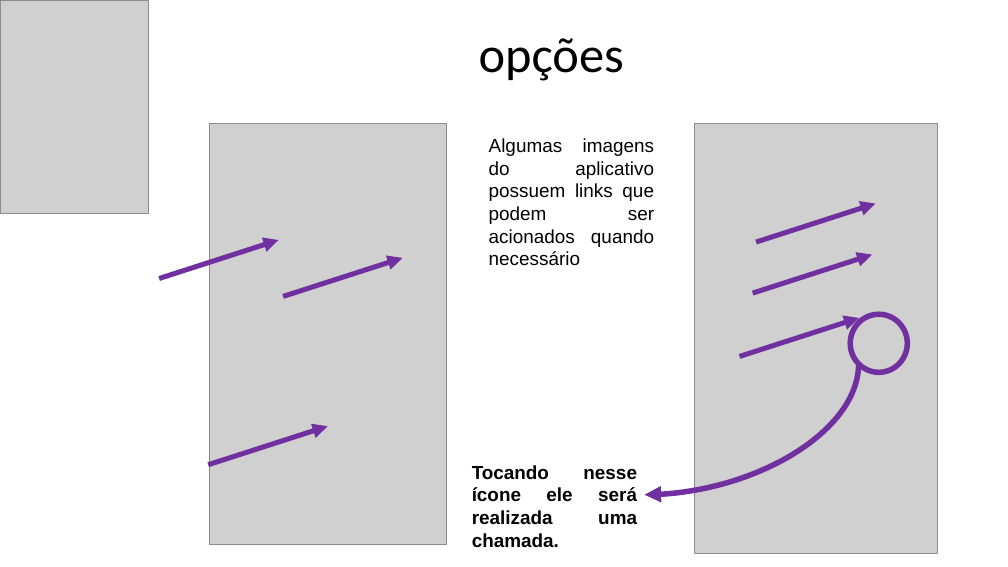
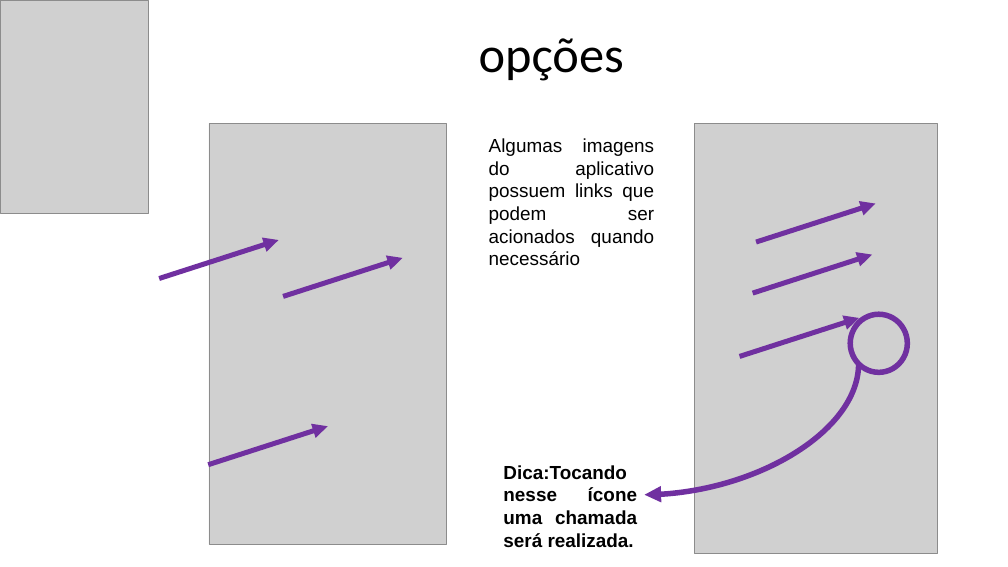
Before and after one commit to ivyfarias/Hackathon---EPM, a slide deck: slide 5 of GuiaRapido - Procuradoria Especial da Mulher - EPEM.pptx. Drawn at 1008x567 pixels with LibreOffice and Linux fonts; fonts in the diff are those of the drawing; grey boxes stand for pictures. Boxes give left, top, right and bottom in pixels: in the first picture for what was removed or moved away, otherwise in the second. Text is boxed around its words. In the diff, an @@ line names an element or a change of style, - is before the commit and + after.

```diff
--- a/GuiaRapido - Procuradoria Especial da Mulher - EPEM.pptx
+++ b/GuiaRapido - Procuradoria Especial da Mulher - EPEM.pptx
@@ text at (x1=503, y1=465, x2=637, y2=548): text changed @@
-Tocando nesse ícone ele será realizada uma chamada.
+Dica:Tocando nesse ícone uma chamada será realizada.
```
Also in this commit, not shown: 3 other slides changed, 3 other files.
